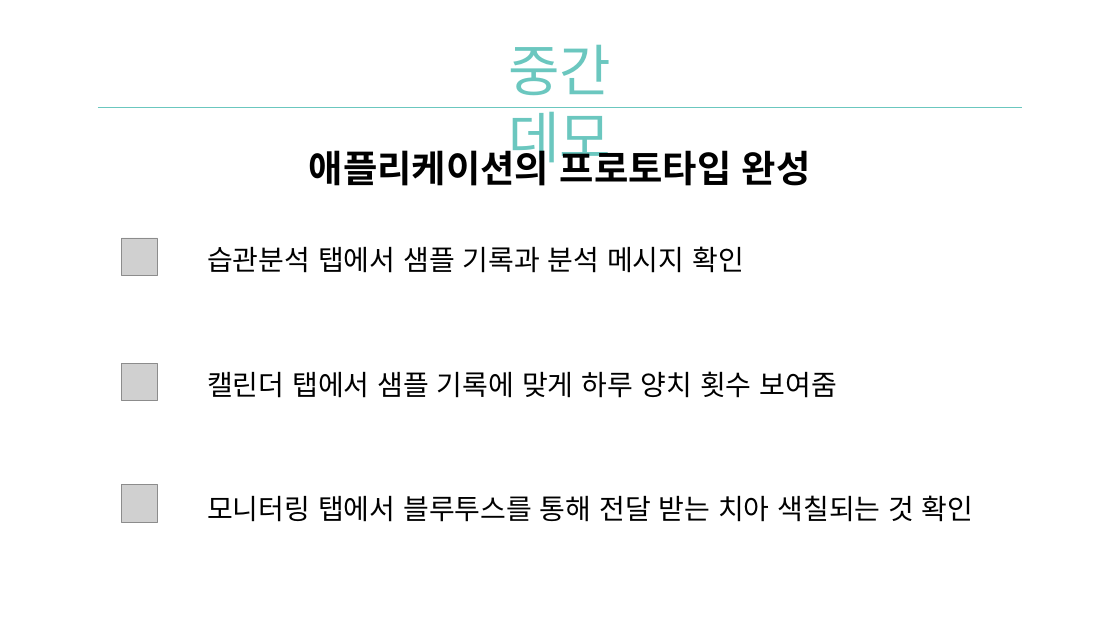
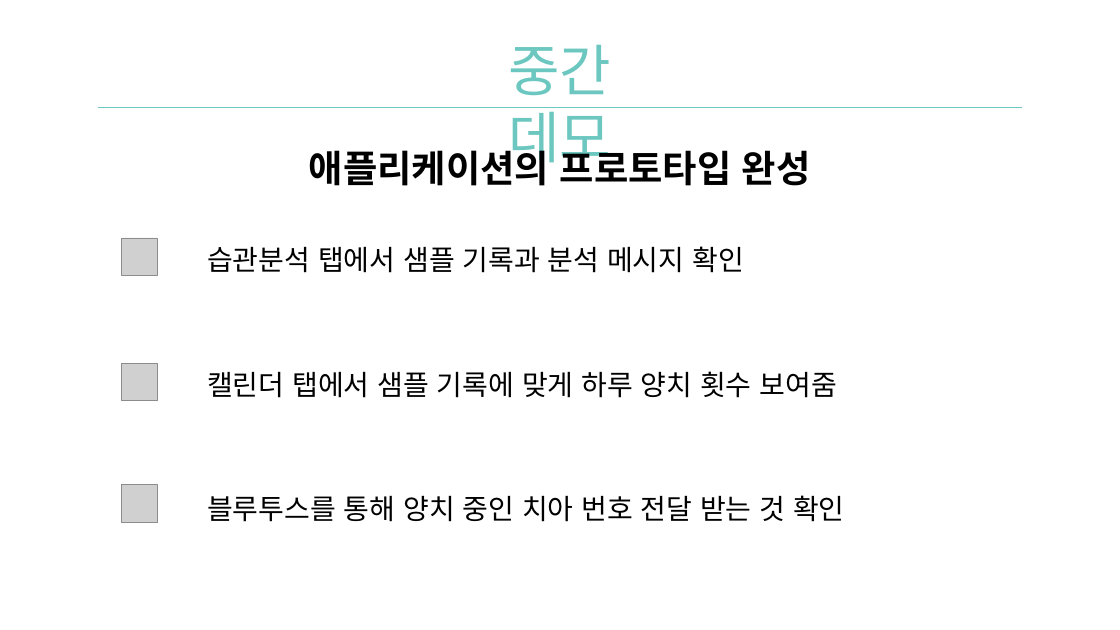
Before and after one commit to Team-Achi/Docs, a slide deck: slide 15 of PPT/캡스톤디자인_9주차_중간데모_발표자료_5조.pptx. Drawn at 1120x630 pixels with LibreOffice and Linux fonts; fonts in the diff are those of the drawing; grey boxes stand for pictures; background and template pictures are left out. Boxes give left, top, right and bottom in pixels: in the first picture for what was removed or moved away, otherwise in the second. Text is boxed around its words. In the diff, an @@ line names an element or a change of style, - is before the commit and + after.

Commit message:
Minor changes to ppt

```diff
--- a/PPT/캡스톤디자인_9주차_중간데모_발표자료_5조.pptx
+++ b/PPT/캡스톤디자인_9주차_중간데모_발표자료_5조.pptx
@@ text at (207, 495, 845, 522): text changed @@
-• 모니터링 탭에서 블루투스를 통해 전달 받는 치아 색칠되는 것 확인
+• 블루투스를 통해 양치 중인 치아 번호 전달 받는 것 확인
```
